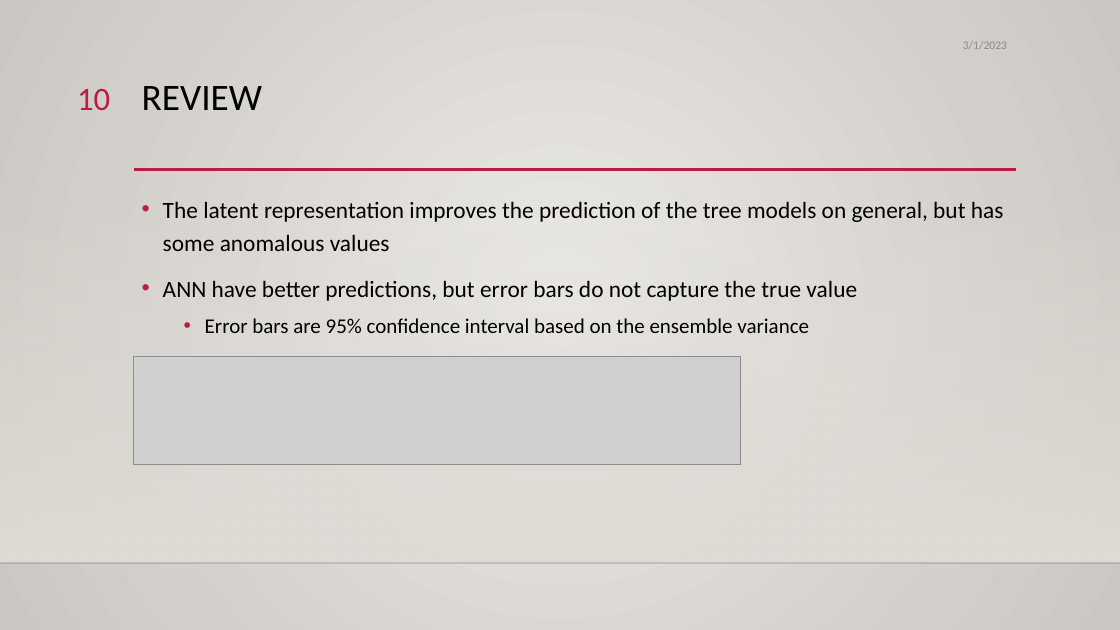
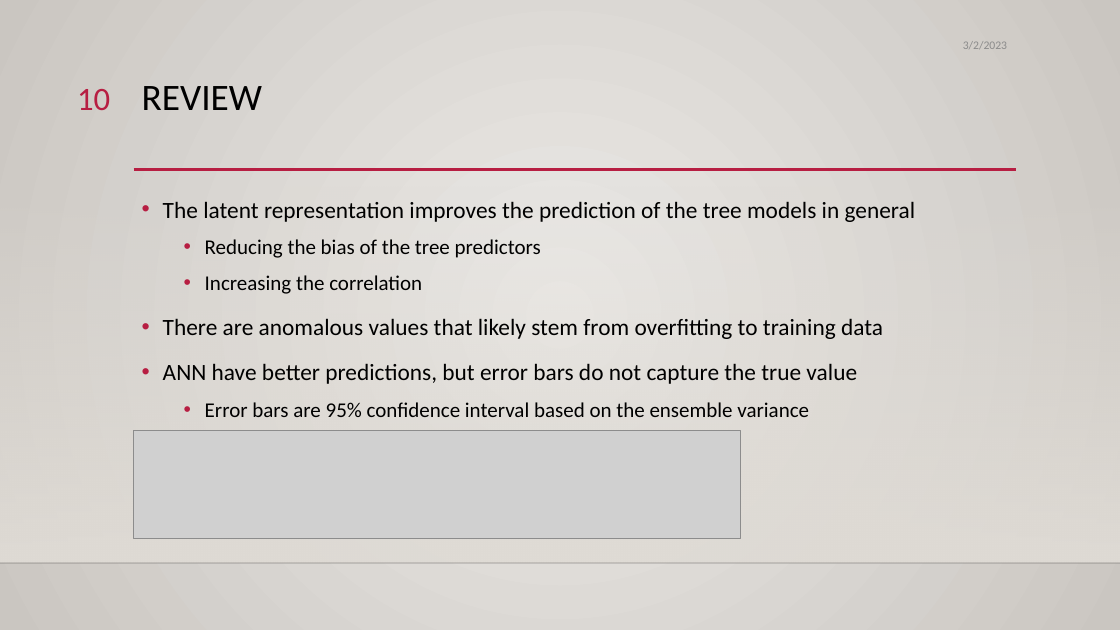
Before and after one commit to sjurmsc/MSC2023, a slide deck: slide 10 of Meeting Presentations/02.03.2023_General_Meeting.pptx. Drawn at 1120x630 pixels with LibreOffice and Linux fonts; fonts in the diff are those of the drawing; grey boxes stand for pictures; background and template pictures are left out. Boxes give left, top, right and bottom in pixels: in the first picture for what was removed or moved away, otherwise in the second. Text is boxed around its words. In the diff, an @@ line names an element or a change of style, - is before the commit and + after.

```diff
--- a/Meeting Presentations/02.03.2023_General_Meeting.pptx
+++ b/Meeting Presentations/02.03.2023_General_Meeting.pptx
@@ text at bbox=[163, 201, 916, 339]: text changed @@
-• The latent representation improves the prediction of the tree models on general, but has some anomalous values
+• The latent representation improves the prediction of the tree models in general
+  • Reducing the bias of the tree predictors
+  • Increasing the correlation
+• There are anomalous values that likely stem from overfitting to training data
@@ picture: place and size @@
-picture at bbox=[134, 356, 741, 465]
+picture at bbox=[134, 430, 741, 539]
```
Also in this commit, not shown: 18 other slides changed, 2 other files.
